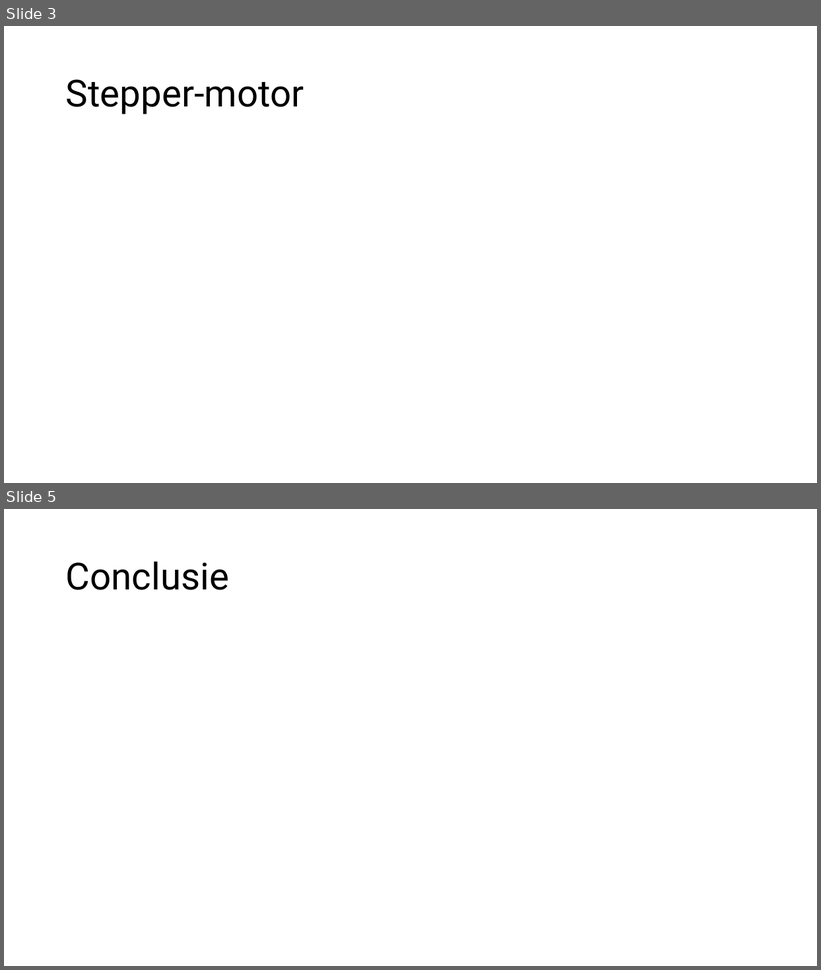
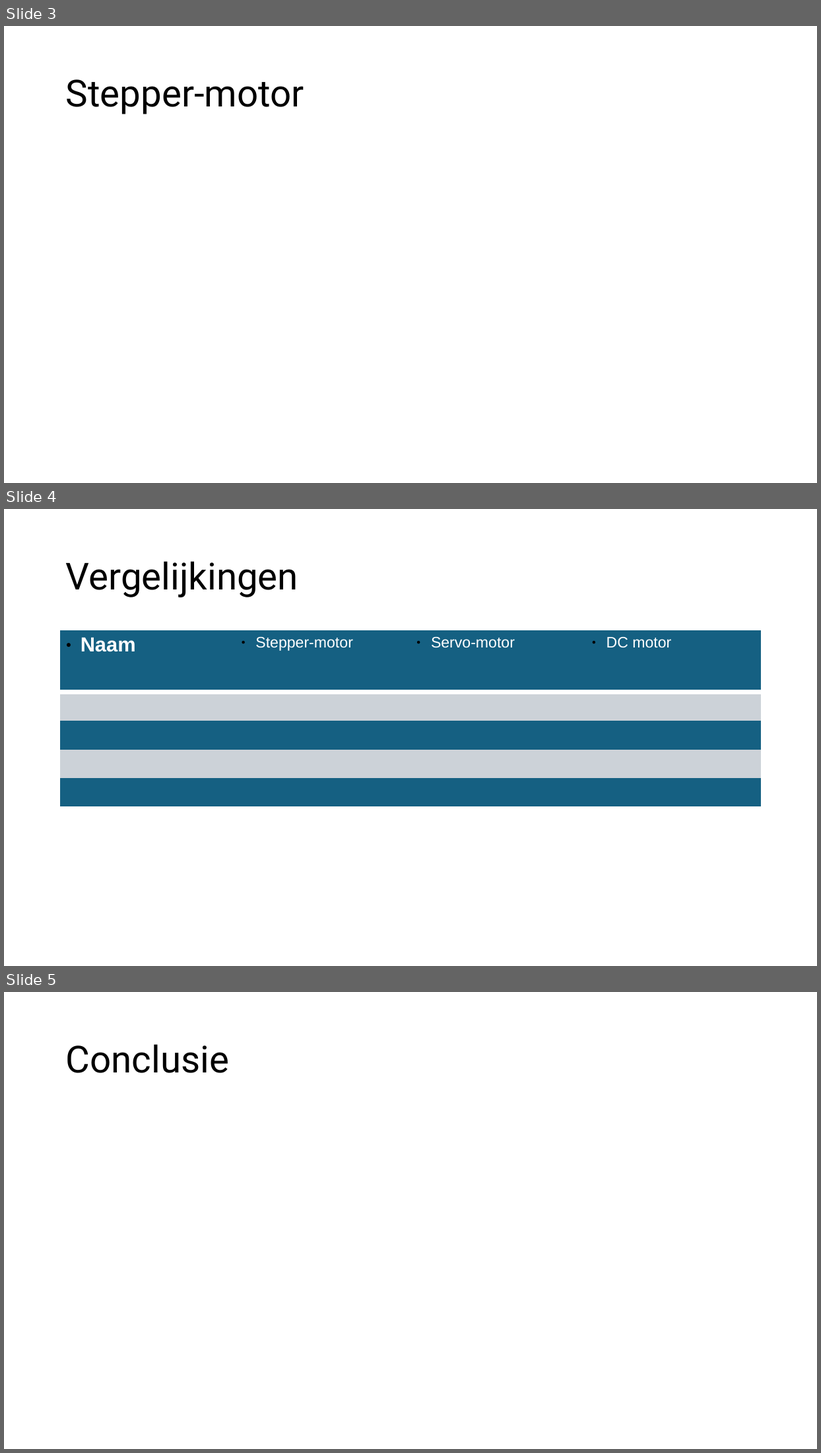
Before and after one commit to delamiro/Embedded-Stepper-Motor, a slide deck: Andere-bestanden/intro.odp. Shown one above the other, each under a label of ours: slides 3 and 5 before the commit, slides 3, 4 and 5 after it; the slides between them are not shown. The pictures are 821x970 and 821x1453 pixels, drawn with LibreOffice and Linux fonts; fonts in the diff are those of the drawing. Boxes give left, top, right and bottom in pixels: in the first picture for what was removed or moved away, otherwise in the second. Text is boxed around its words. In the diff, an @@ line names an element or a change of style, - is before the commit and + after.

```diff
--- a/Andere-bestanden/intro.odp
+++ b/Andere-bestanden/intro.odp
@@ slide 4 added at [4,509,817,966], background #FFFFFF @@
@@ title added at [66,561,298,597], 44 pt, text #000000 @@
+Vergelijkingen
@@ table added at [60,631,761,796], 5 rows, 4 columns @@
+Naam | Stepper-motor | Servo-motor | DC motor
+ |  |  | 
+ |  |  | 
+ |  |  | 
+ |  |  | 
```
Also in this commit, not shown: 1 slide removed.
